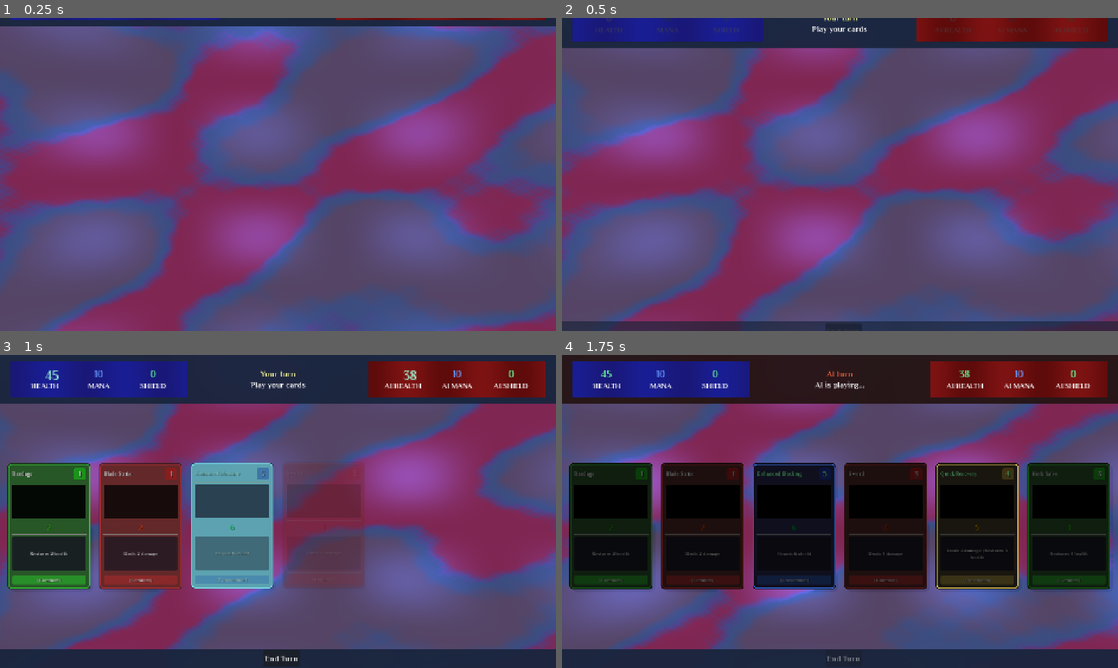
Above: before the commit, frames 1-4 (two rows, left to right).
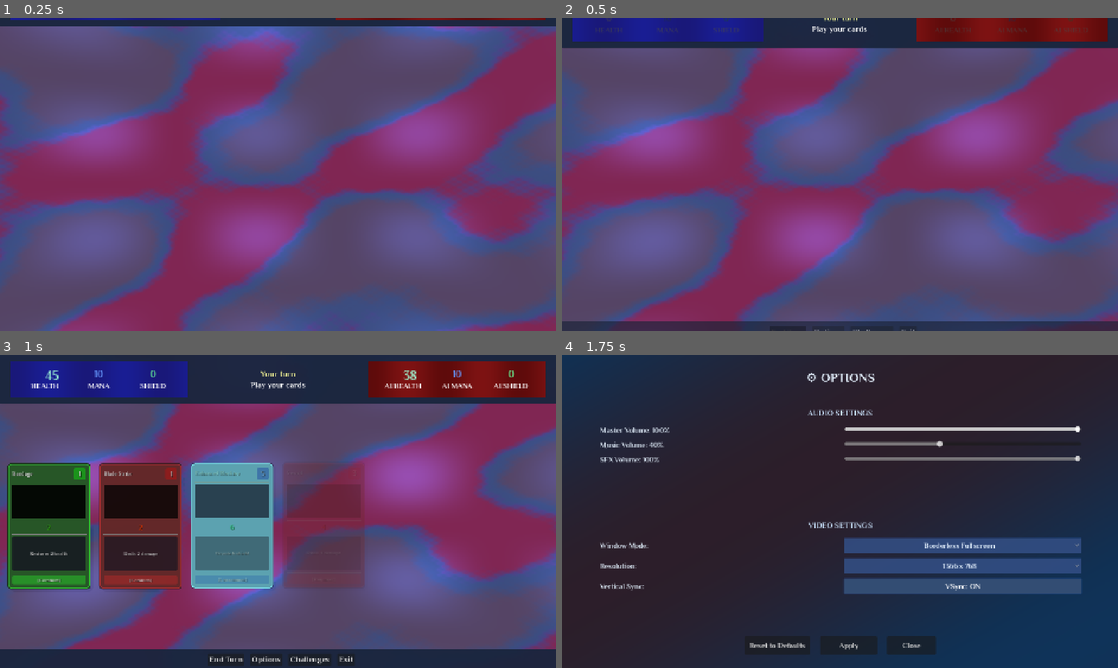
Above: after the commit, the same moments.

Repository: lextrack/Card-Vault-Keeper-Arena
Game: Godot game, scene res://scenes/Main.tscn
The game is run twice, just before and just after one commit, with the same random seed, the same clock (stepped at 60 frames per second) and the same inputs. This scene is started directly instead of the project's main scene. Video files are missing from this copy of the repository; at most half a second of black plays in their place. Sound files missing from this copy of the repository are replaced by a short silence.
Inputs (mouse positions are in pixels of both pictures, inside the frame that each line leads up to):
- Up to frame 1 (0.25 s): no input
- Up to frame 2 (0.5 s): no input
- Up to frame 3 (1 s): tap Enter (game_select) at 0.5 s; move the mouse to (400, 495) at 0.52 s; hold Right (ui_right) from 0.53 s (still down); hold C (ChallengeHub_access) from 0.53 s (still down); click (400, 495) at 0.67 s
- Up to frame 4 (1.75 s): release Right (ui_right) at 1.25 s; release C (ChallengeHub_access) at 1.25 s; click (828, 658) at 1.25 s, where only the run after the commit has a clickable "Options"

Frame 1 is identical in both runs. In frame 2, less than 0.1% of the frame differs, in the area x 38-64%, y 97-100%; in frame 3, 0.2%; in frame 4, 88%, in the area x 0-100%, y 0-100%.

Commit message:
Buttons to test things

Diff:
--- a/scenes/Main.tscn
+++ b/scenes/Main.tscn
@@ -613,14 +613,15 @@
 
 [node name="TurnButtonsContainer" type="HBoxContainer" parent="UILayer/BottomPanel"]
 layout_mode = 1
-anchors_preset = 5
-anchor_left = 0.5
-anchor_right = 0.5
-offset_left = -80.0
-offset_top = 4.0
-offset_right = 80.0
-offset_bottom = 44.0
-grow_horizontal = 2
+anchors_preset = 14
+anchor_top = 0.5
+anchor_right = 1.0
+anchor_bottom = 0.5
+offset_top = -20.5
+offset_bottom = 10.5
+grow_horizontal = 2
+grow_vertical = 2
+theme_override_constants/separation = 15
 alignment = 1
 
 [node name="EndTurnButton" type="Button" parent="UILayer/BottomPanel/TurnButtonsContainer"]
@@ -629,6 +630,27 @@
 focus_mode = 0
 theme_override_font_sizes/font_size = 20
 text = "End Turn"
+
+[node name="OptionsButton" type="Button" parent="UILayer/BottomPanel/TurnButtonsContainer"]
+layout_mode = 2
+size_flags_horizontal = 4
+focus_mode = 0
+theme_override_font_sizes/font_size = 20
+text = "Options"
+
+[node name="ChallengeHubButton" type="Button" parent="UILayer/BottomPanel/TurnButtonsContainer"]
+layout_mode = 2
+size_flags_horizontal = 4
+focus_mode = 0
+theme_override_font_sizes/font_size = 20
+text = "Challenges"
+
+[node name="ExitButton" type="Button" parent="UILayer/BottomPanel/TurnButtonsContainer"]
+layout_mode = 2
+size_flags_horizontal = 4
+focus_mode = 0
+theme_override_font_sizes/font_size = 20
+text = "Exit"
 
 [node name="GameOverLabel" type="Label" parent="UILayer"]
 visible = false
--- a/scripts/Main.gd
+++ b/scripts/Main.gd
@@ -16,6 +16,9 @@
 @onready var damage_bonus_label = $UILayer/TopPanel/StatsContainer/CenterInfo/DamageBonusLabel
 @onready var audio_manager = $AudioManager
 @onready var joker_buff_label: Label = $UILayer/TopPanel/StatsContainer/CenterInfo/JokerBuffLabel
+@onready var options_button = $UILayer/BottomPanel/TurnButtonsContainer/OptionsButton
+@onready var challengehub_button = $UILayer/BottomPanel/TurnButtonsContainer/ChallengeHubButton
+@onready var exit_button = $UILayer/BottomPanel/TurnButtonsContainer/ExitButton
 
 var last_bonus_notification_turn: int = -1
 var options_menu: OptionsMenu
@@ -68,6 +71,12 @@
 			player.buff_consumed.connect(_on_player_buff_consumed)
 		if not player.buff_cleared.is_connected(_on_player_buff_cleared):
 			player.buff_cleared.connect(_on_player_buff_cleared)
+		if options_button:
+			options_button.pressed.connect(_on_options_button_pressed)
+		if challengehub_button:
+			challengehub_button.pressed.connect(_on_challengehub_button_pressed)
+		if exit_button:
+			exit_button.pressed.connect(_on_exit_button_pressed)
 
 func _on_player_buff_applied(buff_type: String, buff_value: Variant):
 	var buff_message = _get_buff_display_message(buff_type, buff_value)
@@ -167,6 +176,24 @@
 	ui_layer.add_child(options_menu)
 	options_menu.visible = false
 
+func _on_options_button_pressed():
+	if not is_player_turn or is_game_transitioning:
+		return
+	audio_helper.play_ui_click_sound()
+	show_options_menu()
+
+func _on_challengehub_button_pressed():
+	if not is_player_turn or is_game_transitioning:
+		return
+	audio_helper.play_ui_click_sound()
+	open_challengehub()
+
+func _on_exit_button_pressed():
+	if is_game_transitioning:
+		return
+	audio_helper.play_ui_click_sound()
+	show_exit_confirmation()
+
 func _on_options_menu_closed():
 	if is_player_turn:
 		input_manager.start_player_turn()
